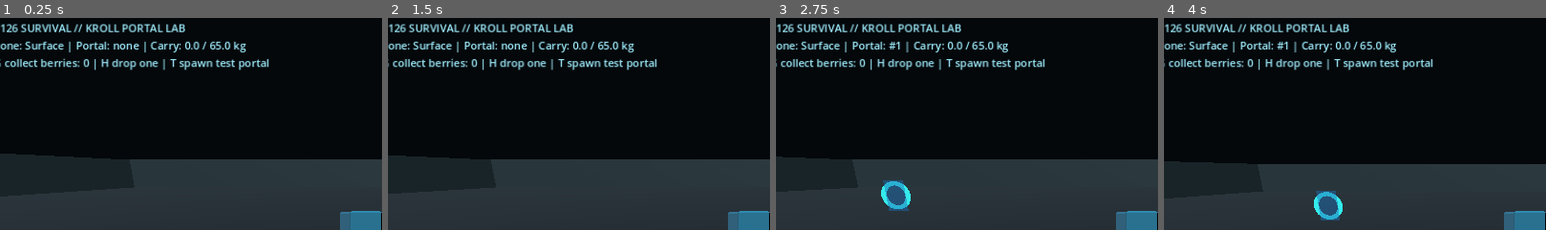
Above: before the commit, frames 1-4 (left to right).
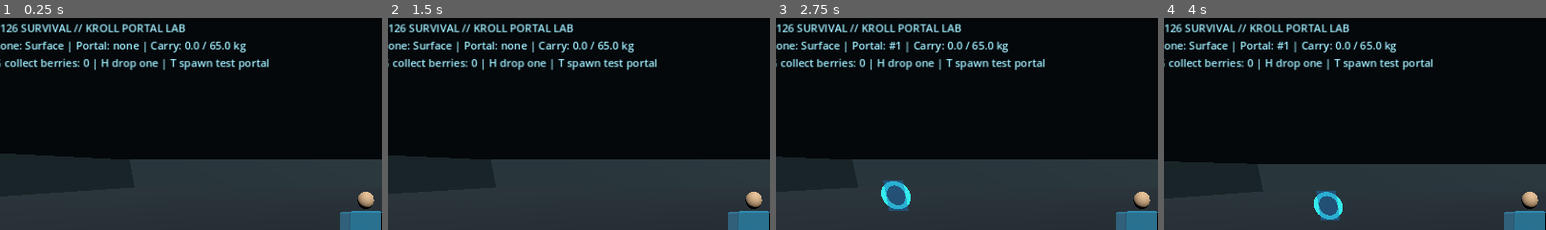
Above: after the commit, the same moments.

Repository: qaqp980520-prog/2126-Survival
Game: Godot game, scene res://prototypes/BackroomsPortalPlayground.tscn
Same seed, same stepped clock (60 frames per second), same inputs: the game is played once before the commit and once after it.
Inputs (mouse positions are % of the whole screen's width and height, from its top left):
- Up to frame 1 (0.25 s): no input
- Up to frame 2 (1.5 s): tap Enter at 0.5 s; move the mouse to (72, 44) at 0.52 s; hold D 0.53-1.25 s; hold R 0.53-1.25 s; click (72, 44) at 0.67 s; tap Space at 0.77 s; drag from (30, 54) to (45, 70) at 1.27 s
- Up to frame 3 (2.75 s): tap Space at 2 s; move the mouse to (60, 27) at 2.02 s; hold D from 2.03 s (still down); tap 2 at 2.1 s
- Up to frame 4 (4 s): release D at 2.75 s; drag from (45, 70) to (20, 34) at 2.77 s; tap Enter at 3.5 s; move the mouse to (80, 65) at 3.52 s; hold A from 3.53 s (still down); tap Q at 3.6 s; tap Space at 3.77 s
The pictures show only the part of the screen within x 2-52%, y 0-50%; the shares and areas given below are measured in that part.

The runs differ from the first frame. In frame 1, 0.3% of the frame differs, in the area x 93-98%, y 81-91%; in frame 2, 0.3%; in frame 3, 0.3%; in frame 4, 0.3%.
Error before the commit: Invalid assignment of property or key 'size' with value of type 'Vector3' on a base object of type 'SphereMesh'. (res://prototypes/BackroomsPortalPlayground.gd…

Commit message:
fix: assign primitive mesh dimensions with typed properties

Diff:
--- a/prototypes/BackroomsPortalPlayground.gd
+++ b/prototypes/BackroomsPortalPlayground.gd
@@ -46,10 +46,11 @@
 func _add_player_part(part_name: String, mesh_resource: PrimitiveMesh, part_position: Vector3, part_size: Vector3, color: Color) -> void:
     var mesh_instance := MeshInstance3D.new()
     mesh_instance.name = part_name
-    mesh_resource.size = part_size
-    if mesh_resource is SphereMesh:
-        mesh_resource.radius = 0.18
-        mesh_resource.height = 0.36
+    if mesh_resource is BoxMesh:
+        (mesh_resource as BoxMesh).size = part_size
+    elif mesh_resource is SphereMesh:
+        (mesh_resource as SphereMesh).radius = part_size.x * 0.5
+        (mesh_resource as SphereMesh).height = part_size.y
     mesh_instance.mesh = mesh_resource
     var material := StandardMaterial3D.new()
     material.albedo_color = color
